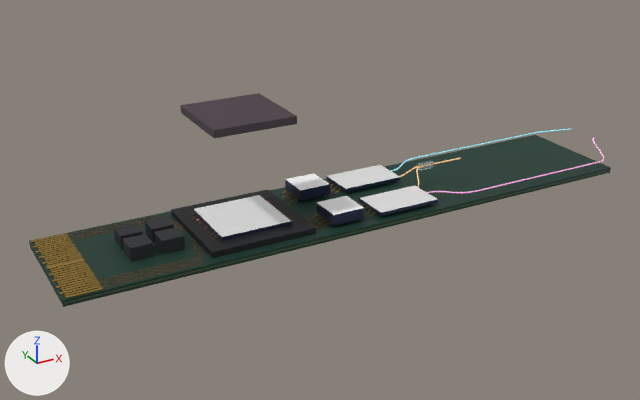
One commit to the glTF model tools/blender/references/coherent-internals.glb: the scene before it, then after it.
The view is the same before and after, from a camera (50 mm lens) standing at (-0.0728, -0.1159, 0.0726) and looking at (-0.0092, -0.0002, 0.0148). Every picture has the same lights, and +X, +Y and +Z are marked at lower left. The picture after the commit comes second. Where no turn or scale is listed for an object, it has been applied to the vertices. Vertices at exactly the same position are counted once.

Names of what the first picture shows: 'REFERENCE_coherent-internals_0000', 'REFERENCE_coherent-internals_0001', 'REFERENCE_coherent-internals_0002', 'REFERENCE_coherent-internals_0003', 'REFERENCE_coherent-internals_0004', 'REFERENCE_coherent-internals_0005', 'REFERENCE_coherent-internals_0006', 'REFERENCE_coherent-internals_0007', 'REFERENCE_coherent-internals_0008', 'REFERENCE_coherent-internals_0010', 'REFERENCE_coherent-internals_0011', 'REFERENCE_coherent-internals_0012', 'REFERENCE_coherent-internals_0013', 'REFERENCE_coherent-internals_0015' and 2 more.
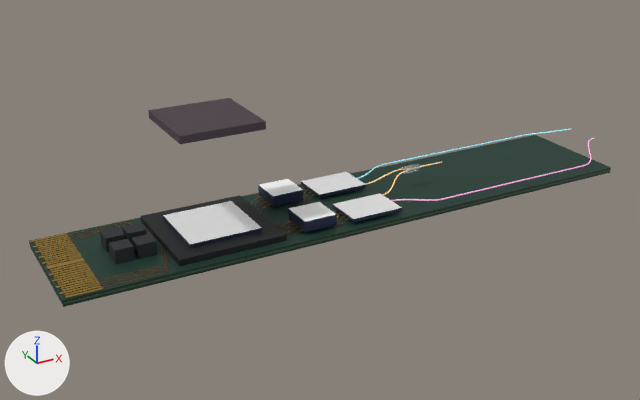
Boxes [x1, y1, x2, y2] around the edits, measured in the pictures (640 x 400 px; the box of a moved part takes in the faces that stretch with it):
'REFERENCE_coherent-internals_0008', moved
    before: [171, 190, 316, 258]
    after: [141, 195, 287, 266]
'REFERENCE_coherent-internals_0005', moved
    before: [180, 93, 297, 138]
    after: [148, 98, 266, 144]
'REFERENCE_coherent-internals_0000', moved
    before: [193, 195, 292, 241]
    after: [163, 201, 262, 248]
'REFERENCE_coherent-internals_0007', reshaped (19% narrower, 11% shorter)
    before: [114, 216, 185, 262]
    after: [100, 223, 157, 264]
'REFERENCE_coherent-internals_0002', moved, rescaled (12% narrower)
    before: [359, 186, 438, 216]
    after: [333, 194, 402, 223]
'REFERENCE_coherent-internals_0004', moved
    before: [317, 196, 364, 226]
    after: [288, 202, 337, 232]
'REFERENCE_coherent-internals_0001', moved, rescaled (13% narrower)
    before: [326, 165, 401, 192]
    after: [301, 172, 366, 198]
'REFERENCE_coherent-internals_0003', moved
    before: [285, 173, 330, 201]
    after: [258, 179, 303, 206]
'REFERENCE_coherent-internals_0015', reshaped (15% wider, 14% taller)
    before: [427, 138, 604, 193]
    after: [391, 138, 594, 201]
'REFERENCE_coherent-internals_0013', reshaped (26% wider, 17% taller)
    before: [400, 158, 461, 187]
    after: [365, 161, 442, 195]
part 3 of me_mesh_7, moved or reshaped
    before: [114, 223, 143, 250]
    after: [100, 227, 125, 252]
part 4 of me_mesh_7, moved or reshaped
    before: [145, 216, 174, 243]
    after: [122, 223, 147, 244]
part 5 of me_mesh_7, moved or reshaped
    before: [123, 234, 154, 262]
    after: [109, 239, 135, 264]
part 6 of me_mesh_7, moved or reshaped
    before: [154, 227, 185, 254]
    after: [132, 234, 157, 259]
part 8 of me_mesh_13, rebuilt
    before: [434, 158, 461, 164]
    after: [420, 161, 442, 167]
part 9 of me_mesh_13, added
    after: [365, 168, 402, 185]
part 10 of me_mesh_13, added
    after: [382, 170, 407, 195]

The change, as a list of edits to the scene's bpy script:
```text
Change me_mesh_1:
    remove me_mesh_1.from_pydata(...)  # 8 vertices, 12 faces; spans x -0.0055..0.0055, y -0.0033..0.0033, z -0.0003..0.0003
    add me_mesh_1.from_pydata(...)  # 8 vertices, 12 faces; spans x -0.0045..0.0045, y -0.0033..0.0033, z -0.0003..0.0003
    me_mesh_1 part 1: the whole mesh is scaled about its middle by (0.818, 1, 1)
Change me_mesh_2:
    remove me_mesh_2.from_pydata(...)  # 8 vertices, 12 faces; spans x -0.0055..0.0055, y -0.0033..0.0033, z -0.0003..0.0003
    add me_mesh_2.from_pydata(...)  # 8 vertices, 12 faces; spans x -0.0045..0.0045, y -0.0033..0.0033, z -0.0003..0.0003
    me_mesh_2 part 2: the whole mesh is scaled about its middle by (0.818, 1, 1)
Change me_mesh_7:
    remove me_mesh_7.from_pydata(...)  # 32 vertices, 48 faces; spans x -0.0421..-0.0339, y -0.0039..0.0039, z 0.0135..0.0157
    add me_mesh_7.from_pydata(...)  # 32 vertices, 48 faces; spans x -0.04425..-0.03805, y -0.0036..0.0036, z 0.0135..0.0157
    me_mesh_7 part 3: the loose piece of 8 vertices spanning x -0.0421..-0.0387, y 0.0005..0.0039, z 0.0135..0.0157 is scaled about its middle by (0.824, 0.824, 1), then moved by (-0.00245, 0.0, 0.0)
    me_mesh_7 part 4: the loose piece of 8 vertices spanning x -0.0373..-0.0339, y 0.0005..0.0039, z 0.0135..0.0157 is scaled about its middle by (0.824, 0.824, 1), then moved by (-0.00385, 0.0, 0.0)
    me_mesh_7 part 5: the loose piece of 8 vertices spanning x -0.0421..-0.0387, y -0.0039..-0.0005, z 0.0135..0.0157 is scaled about its middle by (0.824, 0.824, 1), then moved by (-0.00245, 0.0, 0.0)
    me_mesh_7 part 6: the loose piece of 8 vertices spanning x -0.0373..-0.0339, y -0.0039..-0.0005, z 0.0135..0.0157 is scaled about its middle by (0.824, 0.824, 1), then moved by (-0.00385, 0.0, 0.0)
Change me_mesh_8:
    remove me_mesh_8.from_pydata(...)  # 8 vertices, 12 faces; spans x -0.0315..-0.0145, y -0.0085..0.0085, z 0.0135..0.0145
    add me_mesh_8.from_pydata(...)  # 8 vertices, 12 faces; spans x -0.0365..-0.0195, y -0.0085..0.0085, z 0.0135..0.0145
    me_mesh_8 part 7: the whole mesh is moved by (-0.005, 0.0, 0.0)
Change me_mesh_13:
    remove me_mesh_13.from_pydata(...)  # 252 vertices, 465 faces; spans x 0.00796..0.019, y -0.00293..0.00267, z 0.01438..0.01692
    add me_mesh_13.from_pydata(...)  # 340 vertices, 625 faces; spans x 0.00099..0.015, y -0.00294..0.00266, z 0.01438..0.01692
    me_mesh_13 part 8: the loose piece of 18 vertices spanning x 0.0115..0.019, y -0.00012..0.0001, z 0.01669..0.01691 is rebuilt with 18 vertices and now spans x 0.0085..0.015, y -0.00012..0.0001, z 0.01669..0.01691
    me_mesh_13 part 9: a new loose piece of 161 vertices spanning x 0.00099..0.00854, y -0.0001..0.00266, z 0.01439..0.01692, in mat_physical_13 (beige #ffe2b8, glowing orange #ffb347)
    me_mesh_13 part 10: a new loose piece of 161 vertices spanning x 0.00099..0.00854, y -0.00294..0.00011, z 0.01438..0.01691, in mat_physical_13 (beige #ffe2b8, glowing orange #ffb347)
    other edits to the shape of me_mesh_13 do not show in these pictures
Change me_mesh_15:
    remove me_mesh_15.from_pydata(...)  # 232 vertices, 420 faces; spans x 0.008..0.0478, y -0.009..-0.0029, z 0.0144..0.0166
    add me_mesh_15.from_pydata(...)  # 310 vertices, 570 faces; spans x 0.001..0.0478, y -0.009..-0.0029, z 0.0144..0.0166
    me_mesh_15 part 11: 228 vertices removed from x 0.008..0.0478, y -0.009..-0.0029, z 0.0144..0.0166; 306 vertices added at x 0.001..0.0478, y -0.009..-0.0029, z 0.0144..0.0166
Change ob_reference_coherent_internals_0000:
    ob_reference_coherent_internals_0000.location: (-0.023, 0.0, 0.0148) -> (-0.028, 0.0, 0.0148)
Change ob_reference_coherent_internals_0001:
    ob_reference_coherent_internals_0001.location: (0.0025, 0.0055, 0.0143) -> (-0.0035, 0.0055, 0.0143)
Change ob_reference_coherent_internals_0002:
    ob_reference_coherent_internals_0002.location: (0.0025, -0.0055, 0.0143) -> (-0.0035, -0.0055, 0.0143)
Change ob_reference_coherent_internals_0003:
    ob_reference_coherent_internals_0003.location: (-0.0085, 0.0055, 0.0149) -> (-0.0135, 0.0055, 0.0149)
Change ob_reference_coherent_internals_0004:
    ob_reference_coherent_internals_0004.location: (-0.0085, -0.0055, 0.0149) -> (-0.0135, -0.0055, 0.0149)
Change ob_reference_coherent_internals_0005:
    ob_reference_coherent_internals_0005.location: (-0.023, 0.0, 0.0314) -> (-0.028, 0.0, 0.0314)
```
